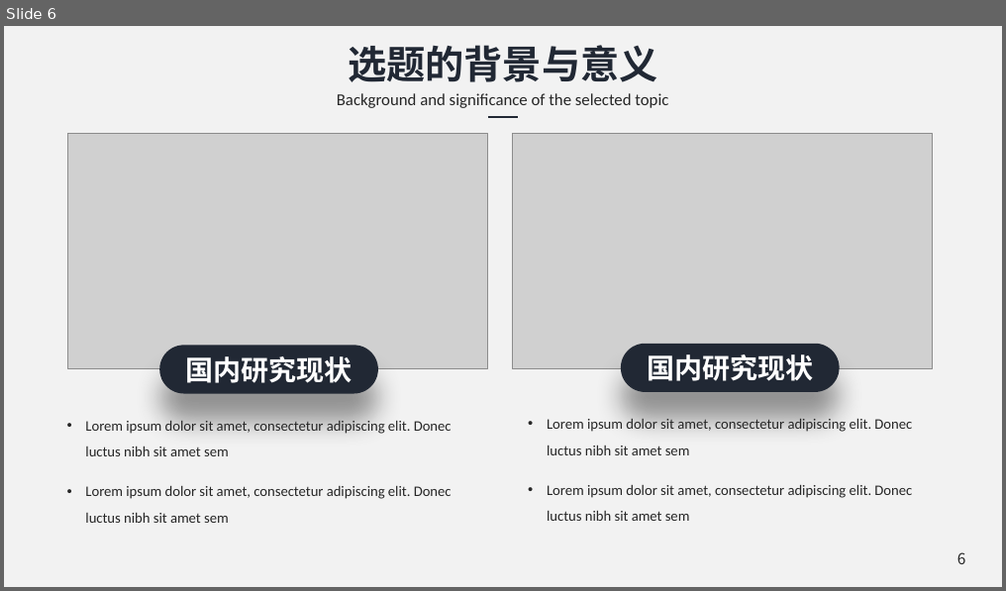
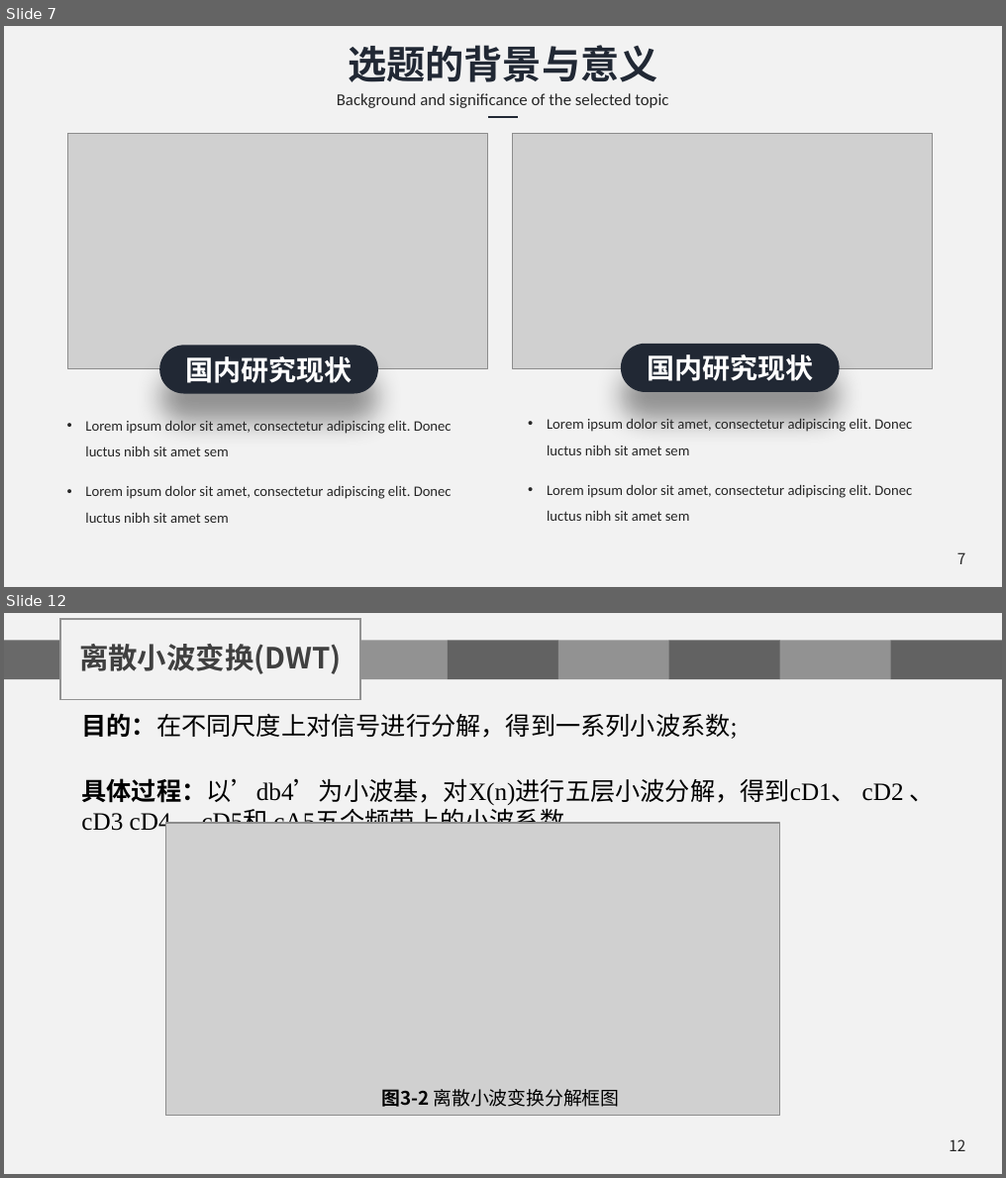
Before and after one commit to chenshuaihua/Graduate, a slide deck: 毕设文件/陈帅华-2016014016-自实1601-中期答辩.pptx. Shown one above the other, each under a label of ours: slide 6 before the commit, slides 7 and 12 after it; the slides between them are not shown. The pictures are 1006x591 and 1006x1178 pixels, drawn with LibreOffice and Linux fonts; fonts in the diff are those of the drawing; grey boxes stand for pictures; background and template pictures are left out. Boxes give left, top, right and bottom in pixels: in the first picture for what was removed or moved away, otherwise in the second. Text is boxed around its words. In the diff, an @@ line names an element or a change of style, - is before the commit and + after.

Commit message:
更改了癫痫脑电小波系数.png的错误，完善了中期答辩ppt

```diff
--- a/毕设文件/陈帅华-2016014016-自实1601-中期答辩.pptx
+++ b/毕设文件/陈帅华-2016014016-自实1601-中期答辩.pptx
@@ slide 12 added at (4,613,1002,1174), background #F2F2F2 @@
@@ rectangle added at (60,619,361,700), outline #929292 1 pt @@
@@ group added at (4,640,1002,679): 7 rectangles @@
@@ text added at (79,644,342,674), 21 pt, text #404040, bold @@
+离散小波变换(DWT)
@@ text added at (81,713,737,739), 18 pt, text #000000 @@
+目的：在不同尺度上对信号进行分解，得到一系列小波系数;
@@ text added at (81,778,935,836), 18 pt, text #000000 @@
+具体过程：以’db4’为小波基，对X(n)进行五层小波分解，得到cD1、 cD2 、cD3 cD4、 cD5和 cA5五个频带上的小波系数
@@ picture added at (166,823,780,1115) @@
@@ text added at (381,1089,620,1107), 13.5 pt, text #000000 @@
+图3-2 离散小波变换分解框图
@@ page number added at (948,1140,965,1152), 11 pt, text #262626 @@
+12
@@ what was slide 6 is now slide 7 @@
@@ page number at (957,553,966,565): text changed @@
-6
+7
```
Also in this commit, not shown: 7 slides changed, 13 other slides added, 5 slides removed, 1 other file.
